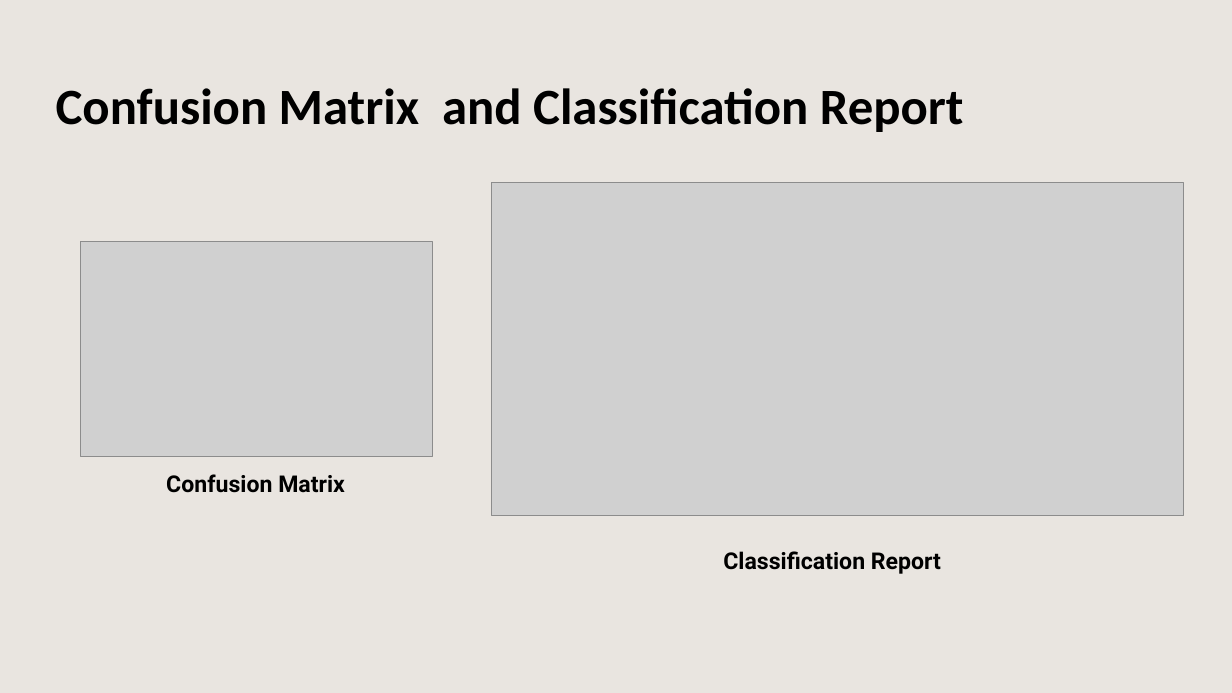
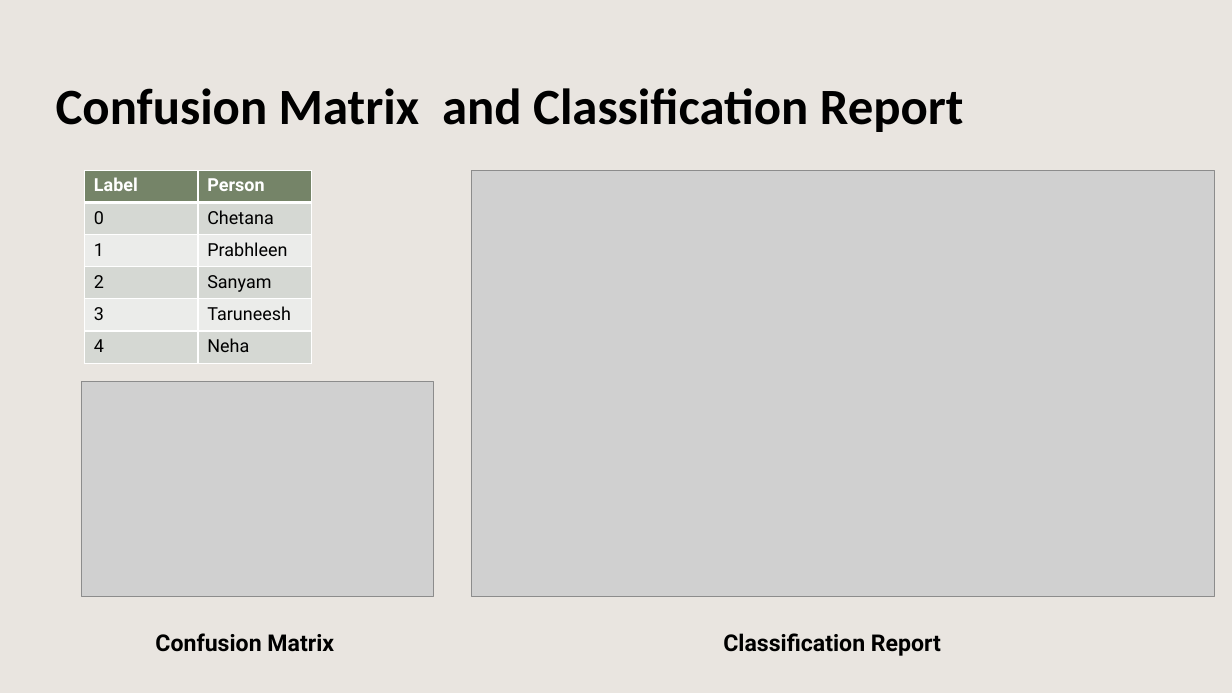
Before and after one commit to sanyam01/Enel645_FaceDetection_SiameseModel, a slide deck: slide 10 of Final_Presentation_group03.pptx. Drawn at 1232x693 pixels with LibreOffice and Linux fonts; fonts in the diff are those of the drawing; grey boxes stand for pictures; background and template pictures are left out. Boxes give left, top, right and bottom in pixels: in the first picture for what was removed or moved away, otherwise in the second. Text is boxed around its words. In the diff, an @@ line names an element or a change of style, - is before the commit and + after.

Commit message:
modified report and ppt

```diff
--- a/Final_Presentation_group03.pptx
+++ b/Final_Presentation_group03.pptx
@@ table added at box(85, 171, 312, 364), 6 rows, 2 columns @@
+Label | Person
+0 | Chetana
+1 | Prabhleen
+2 | Sanyam
+3 | Taruneesh
+4 | Neha
@@ picture: place and size @@
-picture at box(492, 182, 1184, 516)
+picture at box(472, 171, 1215, 596)
@@ picture: place and size @@
-picture at box(80, 242, 433, 457)
+picture at box(81, 382, 433, 596)
@@ text "Confusion Matrix": place and size @@
-text "Confusion Matrix" at box(166, 474, 345, 493)
+text "Confusion Matrix" at box(155, 633, 334, 652)
@@ text "Classification Report": place and size @@
-text "Classification Report" at box(723, 551, 941, 574)
+text "Classification Report" at box(723, 633, 941, 656)
```
Also in this commit, not shown: 4 other slides changed, 2 other files.
